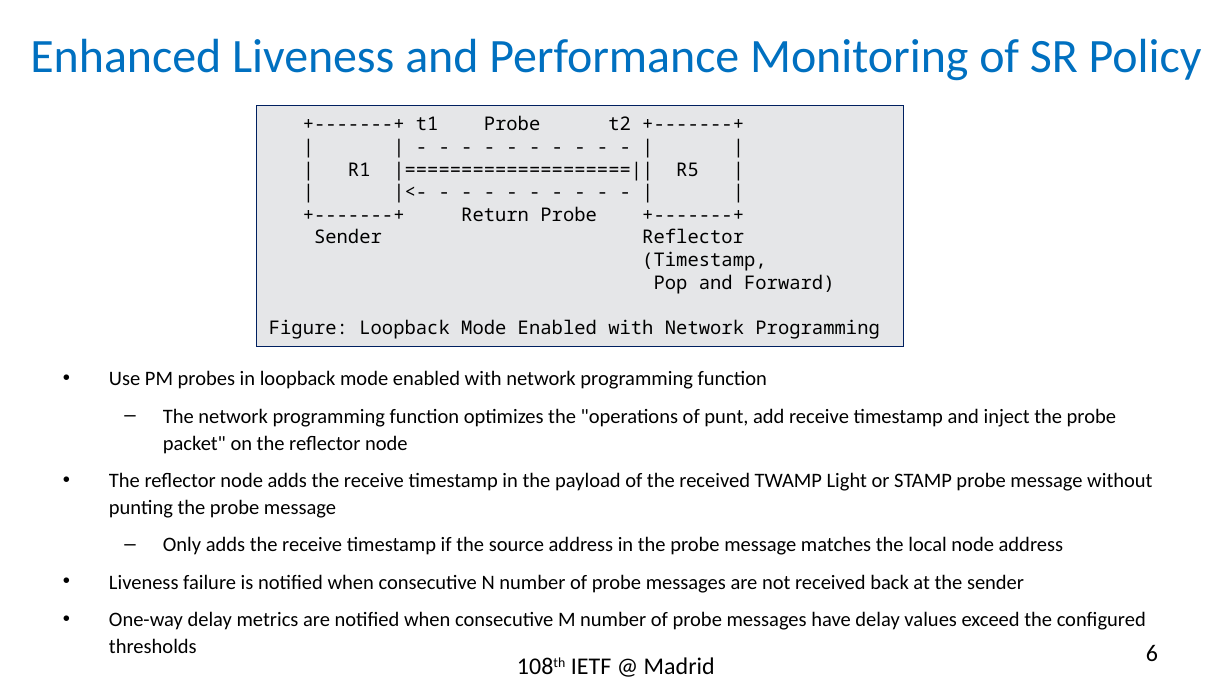
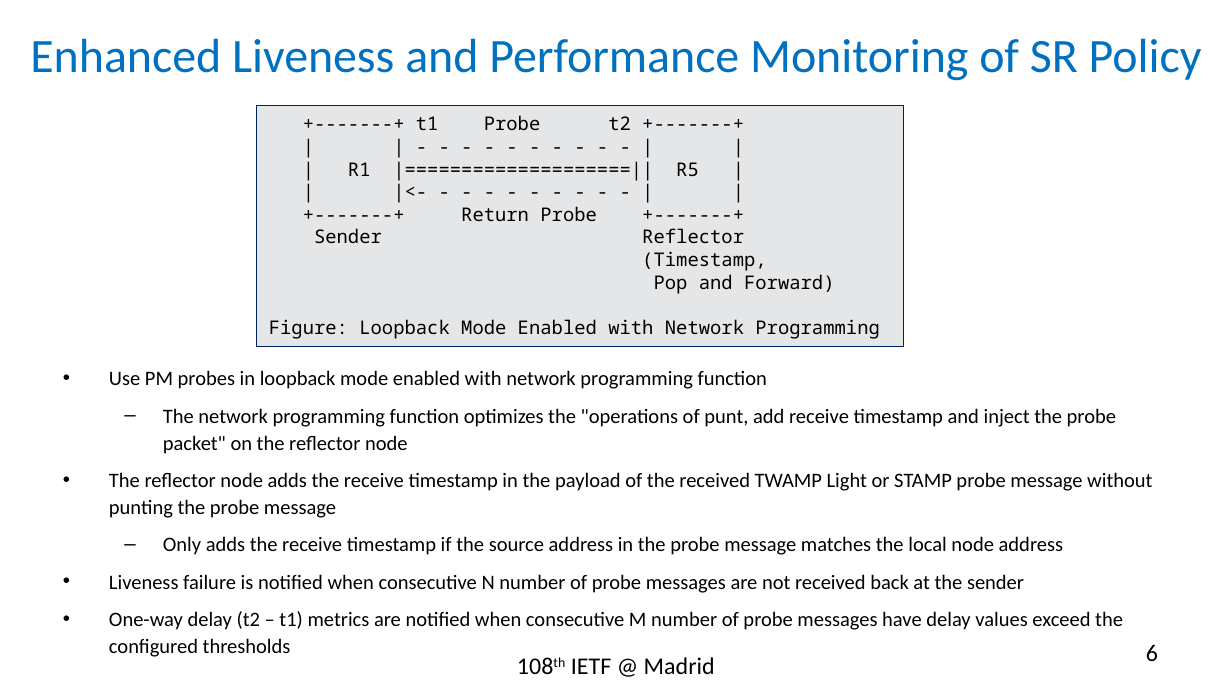
Before and after one commit to rakgandhi/ietf-slides, a slide deck: slide 6 of draft-gandhi-spring-sr-enhanced-plm-01.pptx. Drawn at 1232x693 pixels with LibreOffice and Linux fonts; fonts in the diff are those of the drawing. Boxes give left, top, right and bottom in pixels: in the first picture for what was removed or moved away, otherwise in the second. Text is boxed around its words. In the diff, an @@ line names an element or a change of style, - is before the commit and + after.

```diff
--- a/draft-gandhi-spring-sr-enhanced-plm-01.pptx
+++ b/draft-gandhi-spring-sr-enhanced-plm-01.pptx
@@ text at (x1=109, y1=611, x2=1123, y2=657): text changed @@
-• One-way delay metrics are notified when consecutive M number of probe messages have delay values exceed the configured thresholds
+• One-way delay (t2 – t1) metrics are notified when consecutive M number of probe messages have delay values exceed the configured thresholds
```
Also in this commit, not shown: 1 other slide changed, 1 other file.
